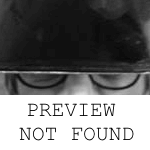
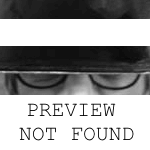
Before/after of a 150 x 150 layered artwork. What changed in the layer stack:
added layer "trans" above "notFound-Kopie" over [0, 19, 150, 46]
renamed "notFound.png" to "notFound-Kopie", hid it over [0, 19, 150, 46]
